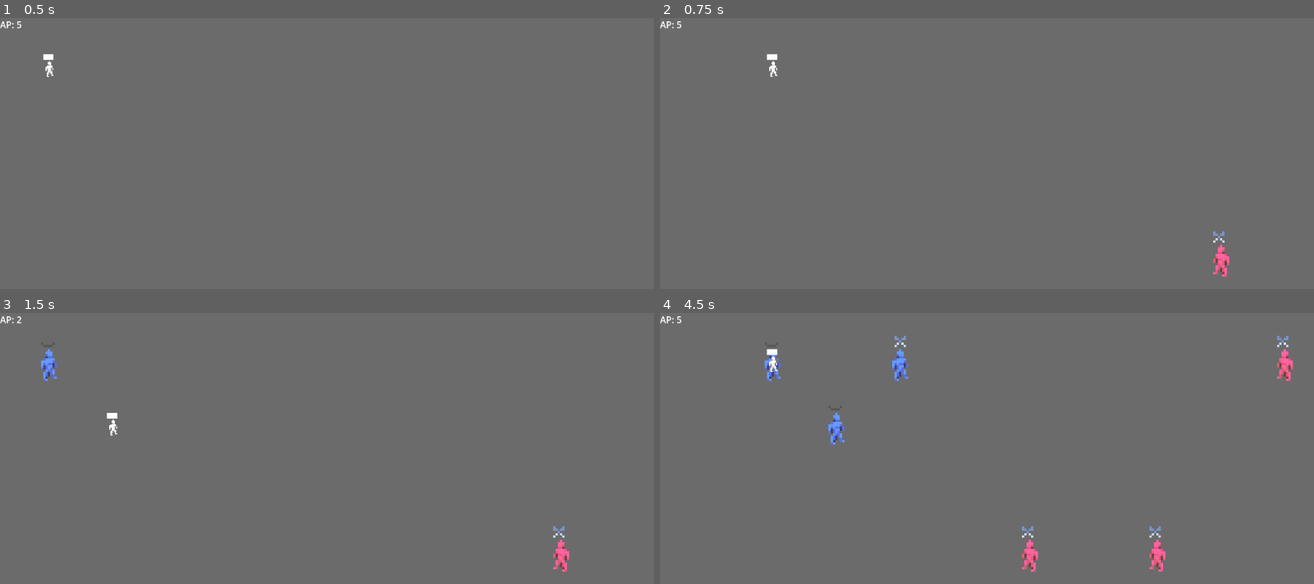
Above: before the commit, frames 1-4 (two rows, left to right).
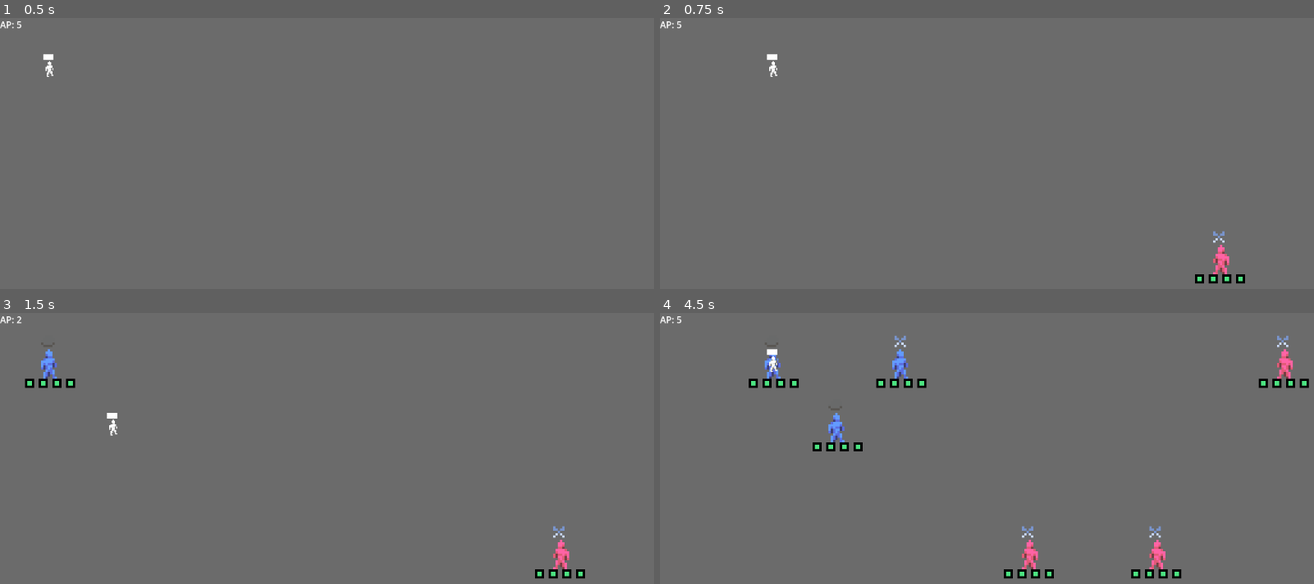
Above: after the commit, the same moments.

Repository: Jusbusy/game-off-2025
Game: Godot game, scene res://Scenes/game.tscn
Same seed, same stepped clock (60 frames per second), same inputs: the game is played once before the commit and once after it.
Inputs:
- Up to frame 1 (0.5 s): no input
- Up to frame 2 (0.75 s): tap Enter (end_turn) at 0.5, 0.6 s; hold D (move_right) from 0.53 s (still down)
- Up to frame 3 (1.5 s): tap Space (order_summon) at 1.25 s; release D (move_right) at 1.28 s; hold S (move_down) from 1.28 s (still down); tap 2 (order_attack_paper) at 1.35 s
- Up to frame 4 (4.5 s): tap Enter (end_turn) at 2, 3.5, 4.35 s; release S (move_down) at 2.03 s; hold D (move_right) 2.03-2.78 s; tap 1 (order_attack_rock) at 2.1 s; tap Space (order_summon) at 2.75, 3.6, 4.25 s; hold W (move_up) 2.78-3.53 s; tap 3 (order_attack_scissors) at 2.85 s; hold A (move_left) from 3.53 s (still down)

Frame 1 is identical in both runs. In frame 2, 0.2% of the frame differs, in the area x 81-90%, y 94-98%; in frame 3, 0.4%; in frame 4, 1.2%, in the area x 13-100%, y 24-98%.

Commit message:
Added health system
Units now have health and attacks deal damage to a units health. Each unit is given 4 health and die when their health reaches 0. If a unit attacks and wins, it loses no health and reduces the enemies health by 1. If the unit attacks and its a stalemate, both sides take 1 damage.

Diff:
--- a/unit.gd
+++ b/unit.gd
@@ -15,7 +15,25 @@
 
 
 
-var max_health = 1.0
+var max_health = 4
+var health: int:
+	get:
+		return health
+	set(value):
+		health = value
+		if value == 0:
+			self.queue_free()
+			return
+		match(value):
+			1:
+				get_node("HealthBarSprite").texture = health_bar_1
+			2:
+				get_node("HealthBarSprite").texture = health_bar_2
+			3:
+				get_node("HealthBarSprite").texture = health_bar_3
+			4:
+				get_node("HealthBarSprite").texture = health_bar_4
+
 
 enum AttackForm { ROCK, PAPER, SCISSORS }
 var attack_form: AttackForm:
@@ -31,8 +49,6 @@
 			AttackForm.SCISSORS:
 				get_node("AttackIcon").texture = scissors_icon
 
-
-
 enum State {ADVANCE, LANE_UP, LANE_DOWN}
 var state = State.ADVANCE
 
@@ -40,13 +56,13 @@
 const paper_icon = preload("res://Attack Sprites/PaperAttackIcon.png")
 const scissors_icon = preload("res://Attack Sprites/ScissorsAttackIcon.png")
 
-#var mov_speed = 0
-#var target_lane_pos = 30.0 * 5
+const health_bar_1 = preload("res://Health Bar Sprites/HealthBar1.png")
+const health_bar_2 = preload("res://Health Bar Sprites/HealthBar2.png")
+const health_bar_3 = preload("res://Health Bar Sprites/HealthBar3.png")
+const health_bar_4 = preload("res://Health Bar Sprites/HealthBar4.png")
 
-
-#func _ready():
-	##target_lane_pos = position.y
-	#pass
+func _ready():
+	health = max_health
 
 func _process_turn():
 	if state == State.ADVANCE:
@@ -65,16 +81,15 @@
 		if !elem:
 			move(grid_pos + mov_dir)
 			return
-		if is_enemy != elem.is_enemy:
+		if is_enemy != elem.is_enemy: # Attacking
 			var enemy_attack_form = elem.attack_form
 			if attack_form == enemy_attack_form:
+				elem.health -= 1
 				return
 			if attack_form == AttackForm.ROCK && enemy_attack_form == AttackForm.SCISSORS || \
 			   attack_form == AttackForm.PAPER && enemy_attack_form == AttackForm.ROCK || \
 			   attack_form == AttackForm.SCISSORS && enemy_attack_form == AttackForm.PAPER:
-				elem.queue_free()
-			else:
-				self.queue_free()
+				elem.health -= 1
 			return
 
 	elif state == State.LANE_UP:
--- a/unit.tscn
+++ b/unit.tscn
@@ -1,9 +1,10 @@
-[gd_scene load_steps=5 format=3 uid="uid://270pg2n2u7ud"]
+[gd_scene load_steps=6 format=3 uid="uid://270pg2n2u7ud"]
 
 [ext_resource type="Script" uid="uid://da1eoycqb3jxt" path="res://unit.gd" id="1_btf8p"]
 [ext_resource type="Texture2D" uid="uid://f16gwyyvytur" path="res://Attack Sprites/RockAttackIcon.png" id="2_ctwoc"]
 [ext_resource type="Texture2D" uid="uid://c2ck1svw21cin" path="res://Friendly.png" id="2_davkp"]
 [ext_resource type="Texture2D" uid="uid://cg57fanurxxfs" path="res://Enemy.png" id="3_5wnup"]
+[ext_resource type="Texture2D" uid="uid://dlvarjgfoh5je" path="res://Health Bar Sprites/HealthBar4.png" id="5_1sk4h"]
 
 [node name="Unit" type="Node2D"]
 script = ExtResource("1_btf8p")
@@ -19,3 +20,8 @@
 texture_filter = 1
 scale = Vector2(4, 4)
 texture = ExtResource("2_ctwoc")
+
+[node name="HealthBarSprite" type="Sprite2D" parent="."]
+texture_filter = 1
+scale = Vector2(4, 4)
+texture = ExtResource("5_1sk4h")
Binary file added: Health Bar Sprites/HealthBar1.png
Not shown, added: Health Bar Sprites/HealthBar1.png.import
Binary file added: Health Bar Sprites/HealthBar2.png
Not shown, added: Health Bar Sprites/HealthBar2.png.import
Binary file added: Health Bar Sprites/HealthBar3.png
Not shown, added: Health Bar Sprites/HealthBar3.png.import
Binary file added: Health Bar Sprites/HealthBar4.png
Not shown, added: Health Bar Sprites/HealthBar4.png.import
